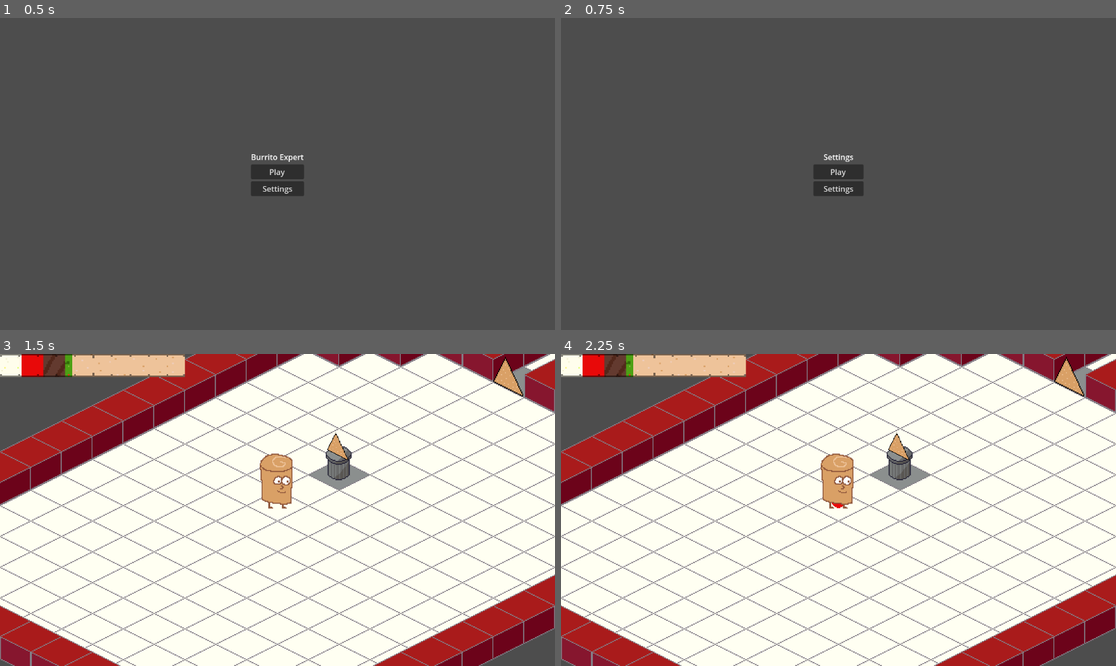
Above: before the commit, frames 1-4 (two rows, left to right).
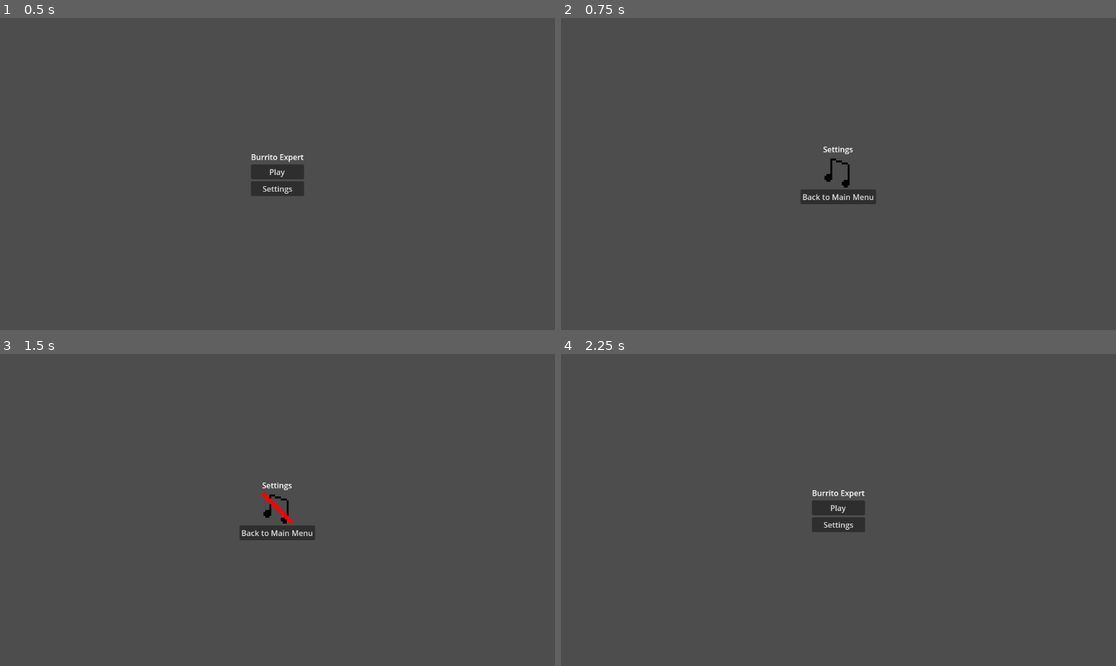
Above: after the commit, the same moments.

Repository: JordanLevy/LudumDare54
Game: Godot game, scene res://Scenes/MainMenu.tscn
Same seed, same stepped clock (60 frames per second), same inputs: the game is played once before the commit and once after it.
Inputs (mouse positions are in pixels of both pictures, inside the frame that each line leads up to):
- Up to frame 1 (0.5 s): no input
- Up to frame 2 (0.75 s): click "Settings" at 0.5 s
- Up to frame 3 (1.5 s): click (277, 506) at 1.27 s
- Up to frame 4 (2.25 s): click (838, 531) at 2 s, where only the run after the commit has a clickable "Back to Main Menu"

Frame 1 is identical in both runs. In frame 2, 1.2% of the frame differs, in the area x 43-57%, y 41-60%; in frame 3, 96%, in the area x 0-100%, y 0-100%; in frame 4, 96%.

Commit message:
Added music;Added endlag to attacks

Diff:
--- /dev/null
+++ b/Assets/TileSet.tres
@@ -0,0 +1,77 @@
+[gd_resource type="TileSet" load_steps=16 format=3 uid="uid://bfjjiqhq6ixkv"]
+
+[ext_resource type="PackedScene" uid="uid://c55mpc0awlaxg" path="res://Scenes/NachoSwitch.tscn" id="1_h8oc2"]
+[ext_resource type="PackedScene" uid="uid://dirm853ccicvy" path="res://Scenes/Doors/CreamDoor.tscn" id="2_wjprs"]
+[ext_resource type="PackedScene" uid="uid://bt0m4c8jfdq7a" path="res://Scenes/Doors/CreamDoorFlip.tscn" id="3_vr284"]
+[ext_resource type="PackedScene" uid="uid://bucsuodflwx5r" path="res://Scenes/Doors/SpiceDoor.tscn" id="4_p5mu6"]
+[ext_resource type="PackedScene" uid="uid://clry7ydaoc2vg" path="res://Scenes/Doors/SpiceDoorFlip.tscn" id="5_lnnp4"]
+[ext_resource type="PackedScene" uid="uid://ch32dhmsoonhg" path="res://Scenes/Doors/MeatDoor.tscn" id="6_45uog"]
+[ext_resource type="PackedScene" uid="uid://slughw6gxek1" path="res://Scenes/Doors/MeatDoorFlip.tscn" id="7_u4cwt"]
+[ext_resource type="PackedScene" uid="uid://b16psejsqnd8e" path="res://Scenes/Doors/GuacDoor.tscn" id="8_w5evr"]
+[ext_resource type="PackedScene" uid="uid://dnwe11611r3cq" path="res://Scenes/Doors/GuacDoorFlip.tscn" id="9_th10k"]
+[ext_resource type="Texture2D" uid="uid://bnni7u7ut862f" path="res://Assets/Tiles.png" id="10_sbenu"]
+
+[sub_resource type="TileSetScenesCollectionSource" id="TileSetScenesCollectionSource_nimmk"]
+resource_name = "Doors"
+scenes/3/scene = ExtResource("1_h8oc2")
+scenes/4/scene = ExtResource("2_wjprs")
+scenes/5/scene = ExtResource("4_p5mu6")
+scenes/6/scene = ExtResource("6_45uog")
+scenes/7/scene = ExtResource("8_w5evr")
+scenes/8/scene = ExtResource("3_vr284")
+scenes/9/scene = ExtResource("5_lnnp4")
+scenes/10/scene = ExtResource("7_u4cwt")
+scenes/11/scene = ExtResource("9_th10k")
+
+[sub_resource type="NavigationPolygon" id="NavigationPolygon_ivf7f"]
+vertices = PackedVector2Array(32, 0, 0, 16, -32, 0, 0, -16)
+polygons = Array[PackedInt32Array]([PackedInt32Array(0, 1, 2, 3)])
+outlines = Array[PackedVector2Array]([PackedVector2Array(0, -16, -32, 0, 0, 16, 32, 0)])
+
+[sub_resource type="NavigationPolygon" id="NavigationPolygon_je8t3"]
+vertices = PackedVector2Array(32, 0, 0, 16, -32, 0, 0, -16)
+polygons = Array[PackedInt32Array]([PackedInt32Array(0, 1, 2, 3)])
+outlines = Array[PackedVector2Array]([PackedVector2Array(0, -16, -32, 0, 0, 16, 32, 0)])
+
+[sub_resource type="NavigationPolygon" id="NavigationPolygon_froq4"]
+vertices = PackedVector2Array(32, 0, 0, 16, -32, 0, 0, -16)
+polygons = Array[PackedInt32Array]([PackedInt32Array(0, 1, 2, 3)])
+outlines = Array[PackedVector2Array]([PackedVector2Array(0, -16, -32, 0, 0, 16, 32, 0)])
+
+[sub_resource type="TileSetAtlasSource" id="TileSetAtlasSource_7bdi5"]
+texture = ExtResource("10_sbenu")
+texture_region_size = Vector2i(64, 64)
+0:0/0 = 0
+0:0/0/texture_origin = Vector2i(0, 16)
+0:0/0/y_sort_origin = -100
+0:0/0/physics_layer_0/linear_velocity = Vector2(0, 0)
+0:0/0/physics_layer_0/angular_velocity = 0.0
+0:0/0/navigation_layer_0/polygon = SubResource("NavigationPolygon_ivf7f")
+1:0/0 = 0
+1:0/0/texture_origin = Vector2i(0, 16)
+1:0/0/y_sort_origin = -100
+1:0/0/physics_layer_0/linear_velocity = Vector2(0, 0)
+1:0/0/physics_layer_0/angular_velocity = 0.0
+1:0/0/navigation_layer_0/polygon = SubResource("NavigationPolygon_je8t3")
+2:0/0 = 0
+2:0/0/texture_origin = Vector2i(0, 16)
+2:0/0/y_sort_origin = -100
+2:0/0/physics_layer_0/linear_velocity = Vector2(0, 0)
+2:0/0/physics_layer_0/angular_velocity = 0.0
+2:0/0/navigation_layer_0/polygon = SubResource("NavigationPolygon_froq4")
+4:0/0 = 0
+4:0/0/texture_origin = Vector2i(0, 21)
+4:0/0/y_sort_origin = 8
+4:0/0/physics_layer_0/linear_velocity = Vector2(0, 0)
+4:0/0/physics_layer_0/angular_velocity = 0.0
+4:0/0/physics_layer_0/polygon_0/points = PackedVector2Array(0, -20, -32, -4, 0, 12, 32, -4)
+
+[resource]
+tile_shape = 1
+tile_offset_axis = 1
+tile_size = Vector2i(64, 32)
+physics_layer_0/collision_layer = 4
+physics_layer_0/collision_mask = 951
+navigation_layer_0/layers = 1
+sources/2 = SubResource("TileSetAtlasSource_7bdi5")
+sources/0 = SubResource("TileSetScenesCollectionSource_nimmk")
--- a/Scenes/Game.tscn
+++ b/Scenes/Game.tscn
@@ -7,12 +7,7 @@
 [ext_resource type="Texture2D" uid="uid://b3wa33333ttyo" path="res://Assets/IngredientsBar/Meat.png" id="5_2a7b6"]
 [ext_resource type="Texture2D" uid="uid://b10ly5ir2vidv" path="res://Assets/IngredientsBar/Guac.png" id="6_hbgvo"]
 [ext_resource type="Texture2D" uid="uid://bn2u6l6jtfrg3" path="res://Assets/IngredientsBar/Over.png" id="7_kvmkn"]
-[ext_resource type="PackedScene" uid="uid://c55mpc0awlaxg" path="res://Scenes/NachoSwitch.tscn" id="8_b6ci4"]
-[ext_resource type="PackedScene" uid="uid://dirm853ccicvy" path="res://Scenes/Doors/CreamDoor.tscn" id="9_2yccx"]
-[ext_resource type="PackedScene" uid="uid://cf3ontpxqikwa" path="res://Scenes/Doors/SpiceDoor.tscn" id="10_vrniv"]
-[ext_resource type="PackedScene" uid="uid://4oybrylqfuvv" path="res://Scenes/Doors/MeatDoor.tscn" id="11_5k5x0"]
-[ext_resource type="PackedScene" uid="uid://dm4twlmm6vaex" path="res://Scenes/Doors/GuacDoor.tscn" id="12_bqt1k"]
-[ext_resource type="Texture2D" uid="uid://bnni7u7ut862f" path="res://Assets/Tiles.png" id="13_uegpe"]
+[ext_resource type="TileSet" uid="uid://bfjjiqhq6ixkv" path="res://Assets/TileSet.tres" id="8_0a7c6"]
 [ext_resource type="Script" path="res://Scripts/CameraController.gd" id="14_nvj6l"]
 [ext_resource type="PackedScene" uid="uid://bn4rqxygnm7gc" path="res://Scenes/Monsters/CreamMonster.tscn" id="15_q6cby"]
 [ext_resource type="PackedScene" uid="uid://bvibyd42fxp4l" path="res://Scenes/Player.tscn" id="16_soubw"]
@@ -20,68 +15,7 @@
 [ext_resource type="PackedScene" uid="uid://drnmc3d3oe2uo" path="res://Scenes/Monsters/SpiceMonster.tscn" id="17_nom73"]
 [ext_resource type="PackedScene" uid="uid://dlhqnm2bdiyj0" path="res://Scenes/Monsters/MeatMonster.tscn" id="19_lexpg"]
 
-[sub_resource type="TileSetScenesCollectionSource" id="TileSetScenesCollectionSource_nimmk"]
-resource_name = "Doors"
-scenes/3/scene = ExtResource("8_b6ci4")
-scenes/4/scene = ExtResource("9_2yccx")
-scenes/5/scene = ExtResource("10_vrniv")
-scenes/6/scene = ExtResource("11_5k5x0")
-scenes/7/scene = ExtResource("12_bqt1k")
-
-[sub_resource type="NavigationPolygon" id="NavigationPolygon_ivf7f"]
-vertices = PackedVector2Array(32, 0, 0, 16, -32, 0, 0, -16)
-polygons = Array[PackedInt32Array]([PackedInt32Array(0, 1, 2, 3)])
-outlines = Array[PackedVector2Array]([PackedVector2Array(0, -16, -32, 0, 0, 16, 32, 0)])
-
-[sub_resource type="NavigationPolygon" id="NavigationPolygon_je8t3"]
-vertices = PackedVector2Array(32, 0, 0, 16, -32, 0, 0, -16)
-polygons = Array[PackedInt32Array]([PackedInt32Array(0, 1, 2, 3)])
-outlines = Array[PackedVector2Array]([PackedVector2Array(0, -16, -32, 0, 0, 16, 32, 0)])
-
-[sub_resource type="NavigationPolygon" id="NavigationPolygon_froq4"]
-vertices = PackedVector2Array(32, 0, 0, 16, -32, 0, 0, -16)
-polygons = Array[PackedInt32Array]([PackedInt32Array(0, 1, 2, 3)])
-outlines = Array[PackedVector2Array]([PackedVector2Array(0, -16, -32, 0, 0, 16, 32, 0)])
-
-[sub_resource type="TileSetAtlasSource" id="TileSetAtlasSource_7bdi5"]
-texture = ExtResource("13_uegpe")
-texture_region_size = Vector2i(64, 64)
-0:0/0 = 0
-0:0/0/texture_origin = Vector2i(0, 16)
-0:0/0/y_sort_origin = -100
-0:0/0/physics_layer_0/linear_velocity = Vector2(0, 0)
-0:0/0/physics_layer_0/angular_velocity = 0.0
-0:0/0/navigation_layer_0/polygon = SubResource("NavigationPolygon_ivf7f")
-1:0/0 = 0
-1:0/0/texture_origin = Vector2i(0, 16)
-1:0/0/y_sort_origin = -100
-1:0/0/physics_layer_0/linear_velocity = Vector2(0, 0)
-1:0/0/physics_layer_0/angular_velocity = 0.0
-1:0/0/navigation_layer_0/polygon = SubResource("NavigationPolygon_je8t3")
-2:0/0 = 0
-2:0/0/texture_origin = Vector2i(0, 16)
-2:0/0/y_sort_origin = -100
-2:0/0/physics_layer_0/linear_velocity = Vector2(0, 0)
-2:0/0/physics_layer_0/angular_velocity = 0.0
-2:0/0/navigation_layer_0/polygon = SubResource("NavigationPolygon_froq4")
-4:0/0 = 0
-4:0/0/texture_origin = Vector2i(0, 21)
-4:0/0/y_sort_origin = 8
-4:0/0/physics_layer_0/linear_velocity = Vector2(0, 0)
-4:0/0/physics_layer_0/angular_velocity = 0.0
-4:0/0/physics_layer_0/polygon_0/points = PackedVector2Array(0, -20, -32, -4, 0, 12, 32, -4)
-
-[sub_resource type="TileSet" id="TileSet_oudc8"]
-tile_shape = 1
-tile_offset_axis = 1
-tile_size = Vector2i(64, 32)
-physics_layer_0/collision_layer = 4
-physics_layer_0/collision_mask = 951
-navigation_layer_0/layers = 1
-sources/2 = SubResource("TileSetAtlasSource_7bdi5")
-sources/0 = SubResource("TileSetScenesCollectionSource_nimmk")
-
-[node name="Node2D" type="Node2D"]
+[node name="Node2D2" type="Node2D"]
 y_sort_enabled = true
 
 [node name="CanvasLayer" type="CanvasLayer" parent="."]
@@ -138,7 +72,7 @@
 
 [node name="TileMap" type="TileMap" parent="."]
 y_sort_enabled = true
-tile_set = SubResource("TileSet_oudc8")
+tile_set = ExtResource("8_0a7c6")
 cell_quadrant_size = 64
 format = 2
 layer_0/name = "Floor"
@@ -150,7 +84,7 @@
 layer_1/y_sort_enabled = true
 layer_1/y_sort_origin = 0
 layer_1/z_index = 0
-layer_1/tile_data = PackedInt32Array(-196607, 0, 262144, -131070, 0, 327680, -131069, 0, 393216, -65532, 0, 458752, -131073, 0, 196608)
+layer_1/tile_data = PackedInt32Array(-196607, 0, 65536, -131070, 0, 196608, -131069, 0, 327680, -65532, 0, 458752, -131073, 0, 0)
 
 [node name="Camera2D" type="Camera2D" parent="."]
 zoom = Vector2(2, 2)
--- /dev/null
+++ b/Scenes/MusicPlayer.tscn
@@ -0,0 +1,9 @@
+[gd_scene load_steps=3 format=3 uid="uid://o1rlesgm7ng7"]
+
+[ext_resource type="AudioStream" uid="uid://jmy011d7ptmk" path="res://Sounds/Burrito Music.wav" id="1_qu7ec"]
+[ext_resource type="Script" path="res://Scripts/MusicPlayer.gd" id="2_hn5sm"]
+
+[node name="MusicPlayer" type="AudioStreamPlayer"]
+stream = ExtResource("1_qu7ec")
+autoplay = true
+script = ExtResource("2_hn5sm")
--- a/Scenes/Player.tscn
+++ b/Scenes/Player.tscn
@@ -65,6 +65,9 @@
 wait_time = 0.15
 one_shot = true
 
+[node name="EndlagTimer" type="Timer" parent="."]
+one_shot = true
+
 [connection signal="body_entered" from="Hurtbox" to="." method="_on_hurtbox_body_entered"]
 [connection signal="timeout" from="DeathTimer" to="." method="_on_death_timer_timeout"]
 [connection signal="timeout" from="DashTimer" to="." method="_on_dash_timer_timeout"]
--- a/Scenes/Projectiles/SpiceProjectile.tscn
+++ b/Scenes/Projectiles/SpiceProjectile.tscn
@@ -39,7 +39,7 @@
 [node name="SpiceProjectile" type="CharacterBody2D"]
 y_sort_enabled = true
 collision_layer = 32
-collision_mask = 4
+collision_mask = 20
 script = ExtResource("1_5uj3p")
 
 [node name="Particle" type="GPUParticles2D" parent="."]
--- a/Scenes/SettingsMenu.tscn
+++ b/Scenes/SettingsMenu.tscn
@@ -1,14 +1,16 @@
-[gd_scene load_steps=2 format=3 uid="uid://dvjgfoucp8ipj"]
+[gd_scene load_steps=4 format=3 uid="uid://dvjgfoucp8ipj"]
 
-[ext_resource type="Script" path="res://Scripts/MainMenu.gd" id="1_6x26k"]
+[ext_resource type="Script" path="res://Scripts/SettingsMenu.gd" id="1_ajqhj"]
+[ext_resource type="Texture2D" uid="uid://b8sh7i134inr0" path="res://Assets/SoundIcons/SoundIcon1.png" id="2_u4r5y"]
+[ext_resource type="Texture2D" uid="uid://cmxm3jqryepuq" path="res://Assets/SoundIcons/SoundIcon2.png" id="3_5x1wo"]
 
-[node name="MainMenu" type="CenterContainer"]
+[node name="SettingsMenu" type="CenterContainer"]
 anchors_preset = 15
 anchor_right = 1.0
 anchor_bottom = 1.0
 grow_horizontal = 2
 grow_vertical = 2
-script = ExtResource("1_6x26k")
+script = ExtResource("1_ajqhj")
 
 [node name="VBoxContainer" type="VBoxContainer" parent="."]
 layout_mode = 2
@@ -18,16 +20,19 @@
 text = "Settings"
 horizontal_alignment = 1
 
-[node name="PlayButton" type="Button" parent="VBoxContainer"]
+[node name="MuteMusicButton" type="TextureButton" parent="VBoxContainer"]
+layout_mode = 2
+size_flags_horizontal = 4
+size_flags_vertical = 4
+toggle_mode = true
+texture_normal = ExtResource("2_u4r5y")
+texture_pressed = ExtResource("3_5x1wo")
+stretch_mode = 0
+
+[node name="MenuButton" type="Button" parent="VBoxContainer"]
 custom_minimum_size = Vector2(104, 16)
 layout_mode = 2
-text = "Play"
+text = "Back to Main Menu"
 
-[node name="SettingsButton" type="Button" parent="VBoxContainer"]
-custom_minimum_size = Vector2(104, 16)
-layout_mode = 2
-text = "Settings
-"
-
-[connection signal="pressed" from="VBoxContainer/PlayButton" to="." method="_on_play_button_pressed"]
-[connection signal="pressed" from="VBoxContainer/SettingsButton" to="." method="_on_settings_button_pressed"]
+[connection signal="pressed" from="VBoxContainer/MuteMusicButton" to="." method="_on_mute_music_button_pressed"]
+[connection signal="pressed" from="VBoxContainer/MenuButton" to="." method="_on_menu_button_pressed"]
--- a/Scenes/Tutorial.tscn
+++ b/Scenes/Tutorial.tscn
@@ -8,30 +8,30 @@
 [ext_resource type="Texture2D" uid="uid://b10ly5ir2vidv" path="res://Assets/IngredientsBar/Guac.png" id="6_ecgd4"]
 [ext_resource type="Texture2D" uid="uid://bn2u6l6jtfrg3" path="res://Assets/IngredientsBar/Over.png" id="7_wm72h"]
 [ext_resource type="PackedScene" uid="uid://c55mpc0awlaxg" path="res://Scenes/NachoSwitch.tscn" id="8_0nl3f"]
-[ext_resource type="PackedScene" uid="uid://b6xwg0oi07avv" path="res://Scenes/Doors/MeatDoorFlip.tscn" id="8_a6sd6"]
+[ext_resource type="PackedScene" uid="uid://slughw6gxek1" path="res://Scenes/Doors/MeatDoorFlip.tscn" id="8_a6sd6"]
 [ext_resource type="PackedScene" uid="uid://dirm853ccicvy" path="res://Scenes/Doors/CreamDoor.tscn" id="9_8ve6h"]
-[ext_resource type="PackedScene" uid="uid://bwsgkk66r5obh" path="res://Scenes/Doors/GuacDoorFlip.tscn" id="9_pu6wt"]
-[ext_resource type="PackedScene" uid="uid://cf3ontpxqikwa" path="res://Scenes/Doors/SpiceDoor.tscn" id="10_0f625"]
-[ext_resource type="PackedScene" uid="uid://4oybrylqfuvv" path="res://Scenes/Doors/MeatDoor.tscn" id="11_s8yhy"]
-[ext_resource type="PackedScene" uid="uid://dm4twlmm6vaex" path="res://Scenes/Doors/GuacDoor.tscn" id="12_3exu7"]
+[ext_resource type="PackedScene" uid="uid://dnwe11611r3cq" path="res://Scenes/Doors/GuacDoorFlip.tscn" id="9_pu6wt"]
+[ext_resource type="PackedScene" uid="uid://bucsuodflwx5r" path="res://Scenes/Doors/SpiceDoor.tscn" id="10_0f625"]
+[ext_resource type="PackedScene" uid="uid://ch32dhmsoonhg" path="res://Scenes/Doors/MeatDoor.tscn" id="11_s8yhy"]
+[ext_resource type="PackedScene" uid="uid://b16psejsqnd8e" path="res://Scenes/Doors/GuacDoor.tscn" id="12_3exu7"]
 [ext_resource type="Texture2D" uid="uid://bnni7u7ut862f" path="res://Assets/Tiles.png" id="13_nnmw2"]
 [ext_resource type="Script" path="res://Scripts/CameraController.gd" id="14_pdgxh"]
-[ext_resource type="PackedScene" uid="uid://cujj2s4fw6s3j" path="res://Scenes/Doors/CreamDoorFlip.tscn" id="15_3u1bo"]
+[ext_resource type="PackedScene" uid="uid://bt0m4c8jfdq7a" path="res://Scenes/Doors/CreamDoorFlip.tscn" id="15_3u1bo"]
 [ext_resource type="PackedScene" uid="uid://bvibyd42fxp4l" path="res://Scenes/Player.tscn" id="15_ii6tu"]
 [ext_resource type="PackedScene" uid="uid://o05lff2sb8dv" path="res://Scenes/LevelFinish.tscn" id="16_73jpo"]
-[ext_resource type="PackedScene" uid="uid://dx3ygelh018yr" path="res://Scenes/Doors/SpiceDoorFlip.tscn" id="16_p5v6k"]
+[ext_resource type="PackedScene" uid="uid://clry7ydaoc2vg" path="res://Scenes/Doors/SpiceDoorFlip.tscn" id="16_p5v6k"]
 
 [sub_resource type="TileSetScenesCollectionSource" id="TileSetScenesCollectionSource_nimmk"]
 resource_name = "Doors"
-scenes/3/scene = ExtResource("8_0nl3f")
-scenes/4/scene = ExtResource("9_8ve6h")
-scenes/5/scene = ExtResource("10_0f625")
+scenes/1/scene = ExtResource("8_0nl3f")
+scenes/2/scene = ExtResource("9_8ve6h")
+scenes/3/scene = ExtResource("15_3u1bo")
+scenes/4/scene = ExtResource("10_0f625")
+scenes/5/scene = ExtResource("16_p5v6k")
 scenes/6/scene = ExtResource("11_s8yhy")
-scenes/7/scene = ExtResource("12_3exu7")
-scenes/8/scene = ExtResource("15_3u1bo")
-scenes/9/scene = ExtResource("16_p5v6k")
-scenes/10/scene = ExtResource("8_a6sd6")
-scenes/11/scene = ExtResource("9_pu6wt")
+scenes/7/scene = ExtResource("8_a6sd6")
+scenes/8/scene = ExtResource("12_3exu7")
+scenes/9/scene = ExtResource("9_pu6wt")
 
 [sub_resource type="NavigationPolygon" id="NavigationPolygon_ivf7f"]
 vertices = PackedVector2Array(32, 0, 0, 16, -32, 0, 0, -16)
@@ -155,7 +155,7 @@
 layer_1/y_sort_enabled = true
 layer_1/y_sort_origin = 0
 layer_1/z_index = 0
-layer_1/tile_data = PackedInt32Array(-131071, 0, 196608, -655345, 0, 262144, -327673, 0, 327680, -589814, 0, 196608, -655337, 0, 196608, -786416, 0, 655360)
+layer_1/tile_data = PackedInt32Array(-131071, 0, 65536, -262142, 0, 131072, -262141, 0, 262144, -196604, 0, 393216, -196603, 0, 524288, -65541, 0, 196608, -65540, 0, 327680, -131075, 0, 458752, -131074, 0, 589824, -327673, 0, 262144, -589814, 0, 65536, -655345, 0, 131072, -655337, 0, 65536, -786416, 0, 458752)
 
 [node name="Camera2D" type="Camera2D" parent="."]
 zoom = Vector2(2, 2)
--- a/Scripts/CreamProjectile.gd
+++ b/Scripts/CreamProjectile.gd
@@ -10,6 +10,7 @@
 	damage = 10
 	knockback = 7
 	speed = 1
+	endlag = 1.2
 	ingredient_type = GlobalManager.IngredientType.CREAM
 	player = get_tree().get_root().get_node("Node2D/Player")
 	position = player.position + player_offset
--- a/Scripts/GlobalManager.gd
+++ b/Scripts/GlobalManager.gd
@@ -26,6 +26,7 @@
 signal nacho_activated
 signal game_state_changed
 signal monster_killed
+signal toggle_mute_music
 
 
 var is_menu_enabled = true
--- a/Scripts/MainMenu.gd
+++ b/Scripts/MainMenu.gd
@@ -7,7 +7,7 @@
 
 
 # Called every frame. 'delta' is the elapsed time since the previous frame.
-func _process(delta):
+func _process(_delta):
 	pass
 
 
--- a/Scripts/MeatProjectile.gd
+++ b/Scripts/MeatProjectile.gd
@@ -9,6 +9,7 @@
 	damage = 15
 	knockback = -5
 	speed = 40
+	endlag = 0.5
 	ingredient_type = GlobalManager.IngredientType.MEAT
 	player = get_tree().get_root().get_node("Node2D/Player")
 	velocity = player.velocity.normalized()
@@ -17,7 +18,7 @@
 func on_hit():
 	pass
 
-func _physics_process(delta):
+func _physics_process(_delta):
 	move_and_collide(player.global_position - position + player_offset)
 
 func _on_despawn_timer_timeout():
--- a/Scripts/Monster.gd
+++ b/Scripts/Monster.gd
@@ -35,7 +35,7 @@
 func take_damage(damage_type: GlobalManager.IngredientType, amount: int):
 	var text = "{amount}"
 	if GlobalManager.is_super_effective(damage_type, ingredient_type):
-		amount *= 2.0
+		amount *= 2
 		text = "*{amount}*"
 
 	spawn_damage_indicator(text.format({"amount": -amount/5.0}), global_position, damage_type)
--- /dev/null
+++ b/Scripts/MusicPlayer.gd
@@ -0,0 +1,7 @@
+extends AudioStreamPlayer
+
+func _ready():
+	GlobalManager.toggle_mute_music.connect(on_toggle_mute)
+
+func on_toggle_mute():
+	playing = !playing
--- a/Scripts/PlayerController.gd
+++ b/Scripts/PlayerController.gd
@@ -37,12 +37,15 @@
 var death_timer: Timer
 var is_dead = false
 
+var endlag_timer: Timer
+
 var knockback_coefficient = 10
 
 func _ready():
 	sprite = get_node("Sprite")
 	dash_timer = get_node("DashTimer")
 	death_timer = get_node("DeathTimer")
+	endlag_timer = get_node("EndlagTimer")
 	ingredients = [15, 15, 15, 5]
 	monster_rewards = [20, 15, 10, 0]
 	GlobalManager.monster_killed.connect(on_monster_killed)
@@ -61,9 +64,9 @@
 		input = input.normalized()
 	else:
 		input = Vector2.ZERO
-	fire_cream = Input.is_action_just_pressed("fire_cream")
-	fire_spice = Input.is_action_just_pressed("fire_spice")
-	fire_meat = Input.is_action_just_pressed("fire_meat")
+	fire_cream = Input.is_action_pressed("fire_cream")
+	fire_spice = Input.is_action_pressed("fire_spice")
+	fire_meat = Input.is_action_pressed("fire_meat")
 
 
 func player_movement(delta):
@@ -80,16 +83,17 @@
 		velocity.x = clamp(velocity.x, -max_speed, max_speed)
 		velocity.y = clamp(velocity.y, -max_speed/2.0, max_speed/2.0)
 
-	if fire_cream:
-		pay_ingredients(GlobalManager.IngredientType.CREAM, projectile_cost)
-		shoot(GlobalManager.IngredientType.CREAM)
-	elif fire_spice:
-		pay_ingredients(GlobalManager.IngredientType.SPICE, projectile_cost)
-		shoot(GlobalManager.IngredientType.SPICE)
-	elif fire_meat:
-		pay_ingredients(GlobalManager.IngredientType.MEAT, projectile_cost)
-		shoot(GlobalManager.IngredientType.MEAT)
-		start_dash()
+	if endlag_timer.is_stopped():
+		if fire_cream:
+			pay_ingredients(GlobalManager.IngredientType.CREAM, projectile_cost)
+			shoot(GlobalManager.IngredientType.CREAM)
+		elif fire_spice:
+			pay_ingredients(GlobalManager.IngredientType.SPICE, projectile_cost)
+			shoot(GlobalManager.IngredientType.SPICE)
+		elif fire_meat:
+			pay_ingredients(GlobalManager.IngredientType.MEAT, projectile_cost)
+			shoot(GlobalManager.IngredientType.MEAT)
+			start_dash()
 
 	if not dash_timer.is_stopped():
 		velocity = dash_velocity * delta
@@ -145,6 +149,8 @@
 	instance.target = mouse_position
 	instance.global_position = global_position
 	get_parent().add_child(instance)
+	endlag_timer.wait_time = instance.endlag
+	endlag_timer.start()
 
 func start_dash():
 	dash_timer.start()
--- a/Scripts/Projectile.gd
+++ b/Scripts/Projectile.gd
@@ -7,6 +7,7 @@
 var knockback = 2
 var speed = 2
 var target = Vector2.ZERO
+var endlag = 1
 var ingredient_type = GlobalManager.IngredientType.PLAIN
 
 func _physics_process(delta):
--- /dev/null
+++ b/Scripts/SettingsMenu.gd
@@ -0,0 +1,19 @@
+extends CenterContainer
+
+
+# Called when the node enters the scene tree for the first time.
+func _ready():
+	pass # Replace with function body.
+
+
+# Called every frame. 'delta' is the elapsed time since the previous frame.
+func _process(delta):
+	pass
+
+
+func _on_menu_button_pressed():
+	GlobalManager.set_game_state(GlobalManager.GameState.MENU)
+
+
+func _on_mute_music_button_pressed():
+	GlobalManager.toggle_mute_music.emit()
--- a/Scripts/SpiceProjectile.gd
+++ b/Scripts/SpiceProjectile.gd
@@ -9,6 +9,7 @@
 	damage = 5
 	knockback = 2
 	speed = 150
+	endlag = 0.3
 	ingredient_type = GlobalManager.IngredientType.SPICE
 	player = get_tree().get_root().get_node("Node2D/Player")
 	move_and_collide(player_offset)
--- a/project.godot
+++ b/project.godot
@@ -18,6 +18,7 @@
 [autoload]
 
 GlobalManager="*res://Scripts/GlobalManager.gd"
+MusicPlayer="*res://Scenes/MusicPlayer.tscn"
 
 [input]
 
Binary file added: Assets/SoundIcons/SoundIcon1.png
Not shown, added: Assets/SoundIcons/SoundIcon1.png.import
Binary file added: Assets/SoundIcons/SoundIcon2.png
Not shown, added: Assets/SoundIcons/SoundIcon2.png.import
Binary file added: Assets/SoundIcons/SoundIcons.aseprite
Not shown: 1 places in Scenes/Game.tscn that only renumber resources
Not shown, added: Sounds/Burrito Music.wav.import
Not shown, added: Sounds/Burrito Music.wav
